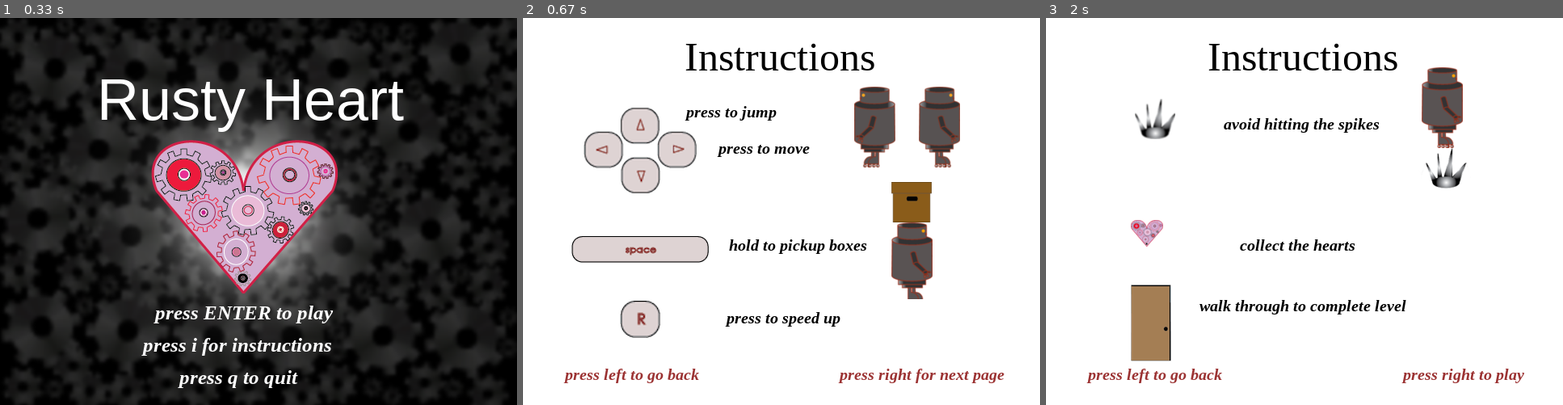
Above: before the commit, frames 1-3 (left to right).
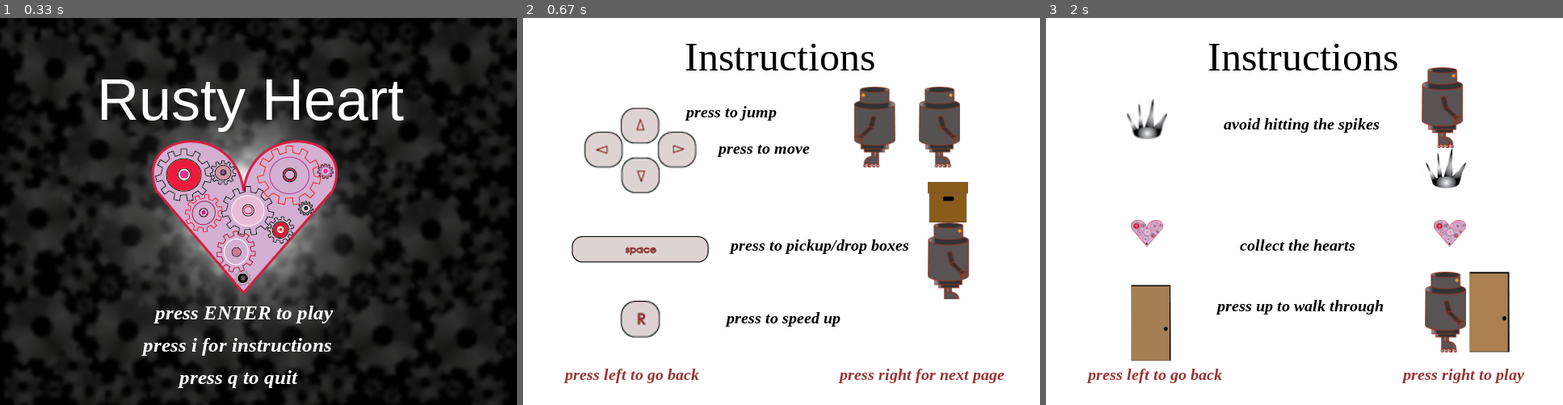
Above: after the commit, the same moments.

Repository: beatriceliang/RustyHeart
Game: pygame game, started from RustyHeart.py
Two runs of this game, one before a commit and one after it. Both use one fixed random seed, a clock stepped at 60 frames per second and the inputs below. The source is Python 2; it was converted automatically to run under Python 3.
Inputs:
- Up to frame 1 (0.33 s): no input
- Up to frame 2 (0.67 s): tap I at 0.33 s
- Up to frame 3 (2 s): hold Right 0.67-1.13 s; hold Left 1.17-1.63 s; hold Right from 1.67 s (still down)

Frame 1 is identical in both runs. In frame 2, 4.5% of the frame differs, in the area x 39-87%, y 42-73%; in frame 3, 4.3%.

Commit message:
instructions

Diff:
--- a/RustyHeart.py
+++ b/RustyHeart.py
@@ -278,7 +278,7 @@
 				move = afont.render("press to move",True,(0,0,0))
 				self.screen.blit(move,(240,150))
 
-				upbox = afont.render("hold to pickup boxes",True,(0,0,0))
+				upbox = afont.render("press to pickup/drop boxes",True,(0,0,0))
 				self.screen.blit(upbox,(255,270))
 
 				fast = afont.render("press to speed up",True,(0,0,0))
@@ -291,7 +291,7 @@
 				self.screen.blit( rustyright, (490, 85) )
 
 				rustybox = pygame.image.load( "images/rustybox.png" ).convert_alpha()
-				self.screen.blit( rustybox, (435, 185) )
+				self.screen.blit( rustybox, (480, 185) )
 
 				prevpg = afont.render("press left to go back", True, (155,50,50))
 				self.screen.blit(prevpg,(50,430))
@@ -320,10 +320,11 @@
 				self.screen.blit(title,(200,20))
 
 				spikes = pygame.image.load( "images/spike.png" ).convert_alpha()
-				self.screen.blit( spikes, (110, 100) )
+				self.screen.blit( spikes, (100, 100) )
 
 				heart = pygame.image.load( "images/littleheart.png" ).convert_alpha()
 				self.screen.blit( heart, (105, 250) )
+				self.screen.blit( heart, (480, 250) )
 
 				door = pygame.image.load( "images/littledoor.png" ).convert_alpha()
 				self.screen.blit( door, (105, 330) )
@@ -335,11 +336,14 @@
 				heart = afont.render("collect the hearts",True,(0,0,0))
 				self.screen.blit(heart,(240,270))
 
-				door = afont.render("walk through to complete level",True,(0,0,0))
-				self.screen.blit(door,(190,345))
+				door = afont.render("press up to walk through",True,(0,0,0))
+				self.screen.blit(door,(210,345))
 
 				rustyspike = pygame.image.load( "images/rustyspike.png" ).convert_alpha()
 				self.screen.blit( rustyspike, (460, 40) )
+
+				door = pygame.image.load( "images/rustydoor.png" ).convert_alpha()
+				self.screen.blit( door, (460, 300) )
 
 				prevpg = afont.render("press left to go back", True, (155,50,50))
 				self.screen.blit(prevpg,(50,430))
--- a/levels/level1.csv
+++ b/levels/level1.csv
@@ -4,7 +4,7 @@
 .,.,.,.,.,.,.,.,.,.,.,.,.,.,.,.,.,.,.,.,.,.,.,.,.,.,.,.
 .,.,.,.,.,.,.,.,.,.,.,.,.,.,.,.,.,.,m,.,.,.,.,.,.,.,.,.
 .,.,.,.,.,.,.,.,.,.,.,.,.,.,.,.,m,.,.,.,m,.,.,.,.,.,.,.
-.,.,.,.,.,.,c,.,.,.,.,.,.,.,m,.,.,.,.,.,.,.,.,.,.,.,.,.
+.,.,.,.,.,.,C,.,.,.,.,.,.,.,m,.,.,.,.,.,.,.,.,.,.,.,.,.
 .,.,.,.,.,c,m,.,.,.,.,c,.,m,m,.,.,.,.,.,.,.,.,.,.,.,.,.
 m,m,m,m,m,m,m,s,s,s,m,m,m,m,m,.,.,.,.,.,.,.,.,m,m,m,m,m
 m,m,m,m,m,m,m,m,m,m,m,m,m,m,m,.,.,.,.,.,.,.,.,m,m,m,m,m
Binary file added: images/rustydoor.png
Binary file added: images/white.png
Not shown, changed: Door.pyc
Not shown, added: Heart.pyc
Not shown, changed: Spike.pyc
Not shown, changed: box.pyc
Not shown, changed: images/.DS_Store
Not shown, changed: levels/.DS_Store
Not shown, changed: rusty.pyc
